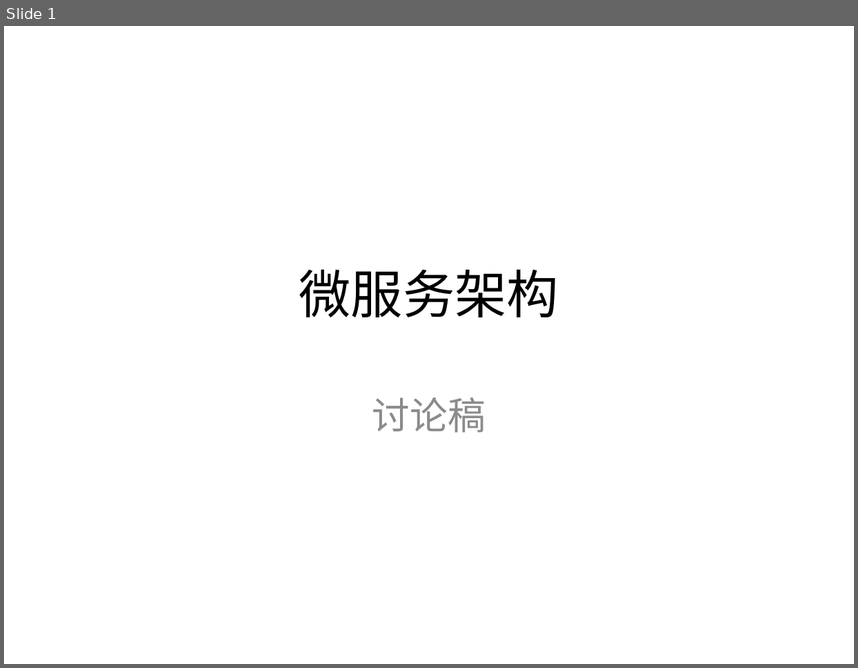
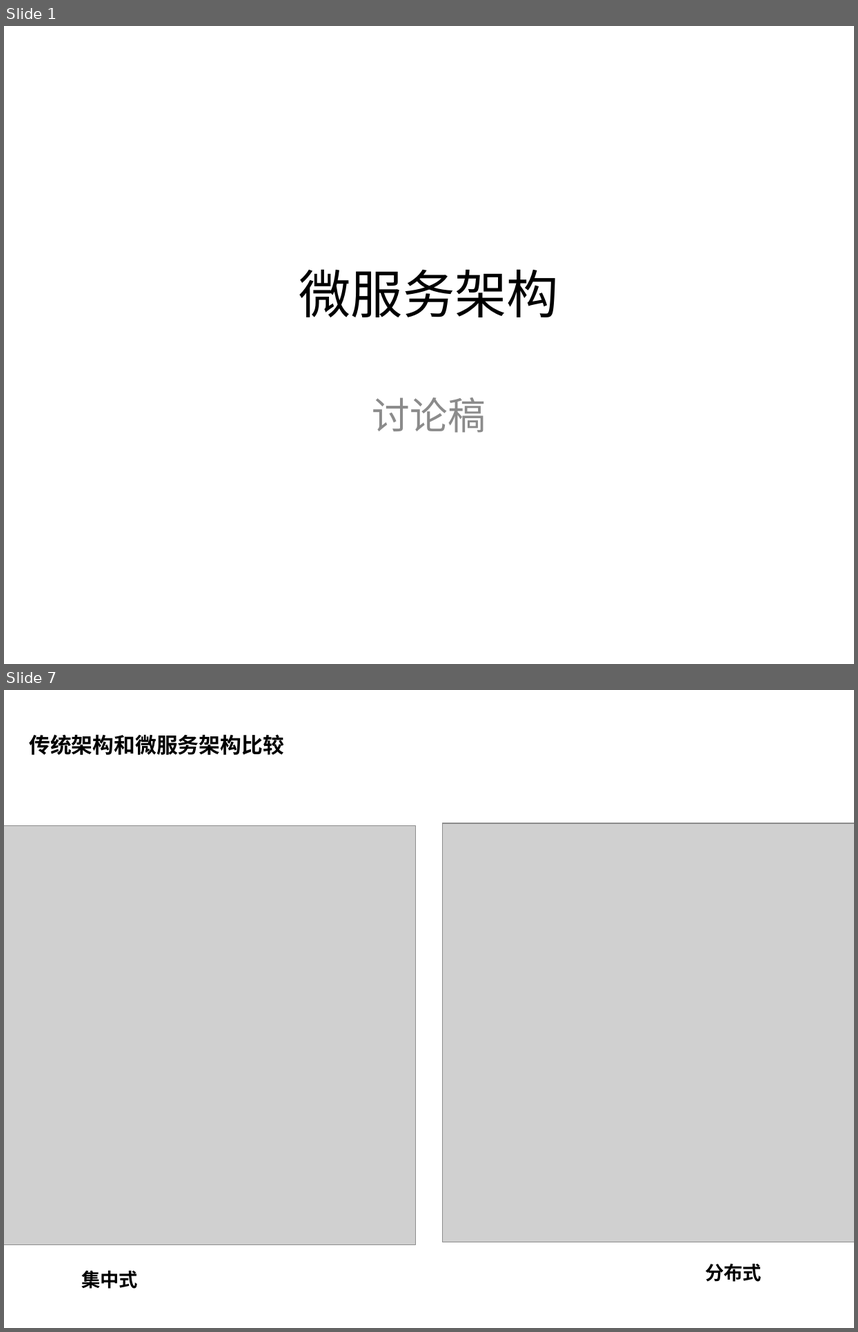
Before and after one commit to titilink/titilink-doc, a slide deck: docs/微服务架构.pptx. Shown one above the other, each under a label of ours: slide 1 before the commit, slides 1 and 7 after it; the slides between them are not shown. The pictures are 858x668 and 858x1332 pixels, drawn with LibreOffice and Linux fonts; fonts in the diff are those of the drawing; grey boxes stand for pictures; background and template pictures are left out. Boxes give left, top, right and bottom in pixels: in the first picture for what was removed or moved away, otherwise in the second. Text is boxed around its words. In the diff, an @@ line names an element or a change of style, - is before the commit and + after.

```diff
--- a/docs/微服务架构.pptx
+++ b/docs/微服务架构.pptx
@@ slide 7 added at <box>4,690,854,1328</box>, background #FFFFFF @@
@@ text added at <box>29,734,284,755</box>, 18 pt, text #000000, bold @@
+传统架构和微服务架构比较
@@ picture added at <box>4,825,415,1244</box> @@
@@ picture added at <box>443,823,854,1242</box> @@
@@ text added at <box>705,1263,762,1281</box>, 16 pt, text #000000, bold @@
+分布式
@@ text added at <box>81,1270,138,1288</box>, 16 pt, text #000000, bold @@
+集中式
```
Also in this commit, not shown: 6 slides changed, 6 other slides added, 3 other files.
